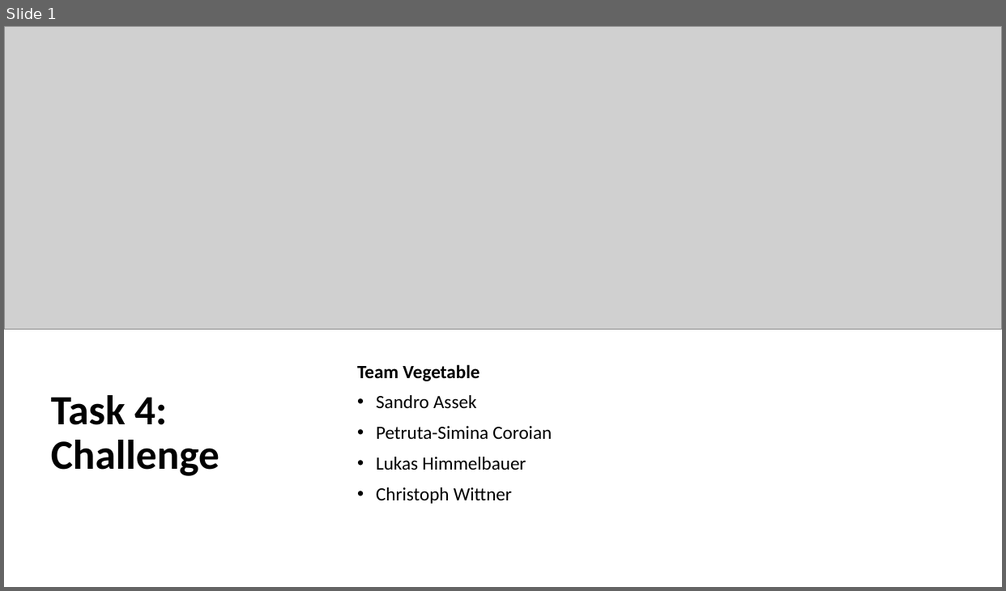
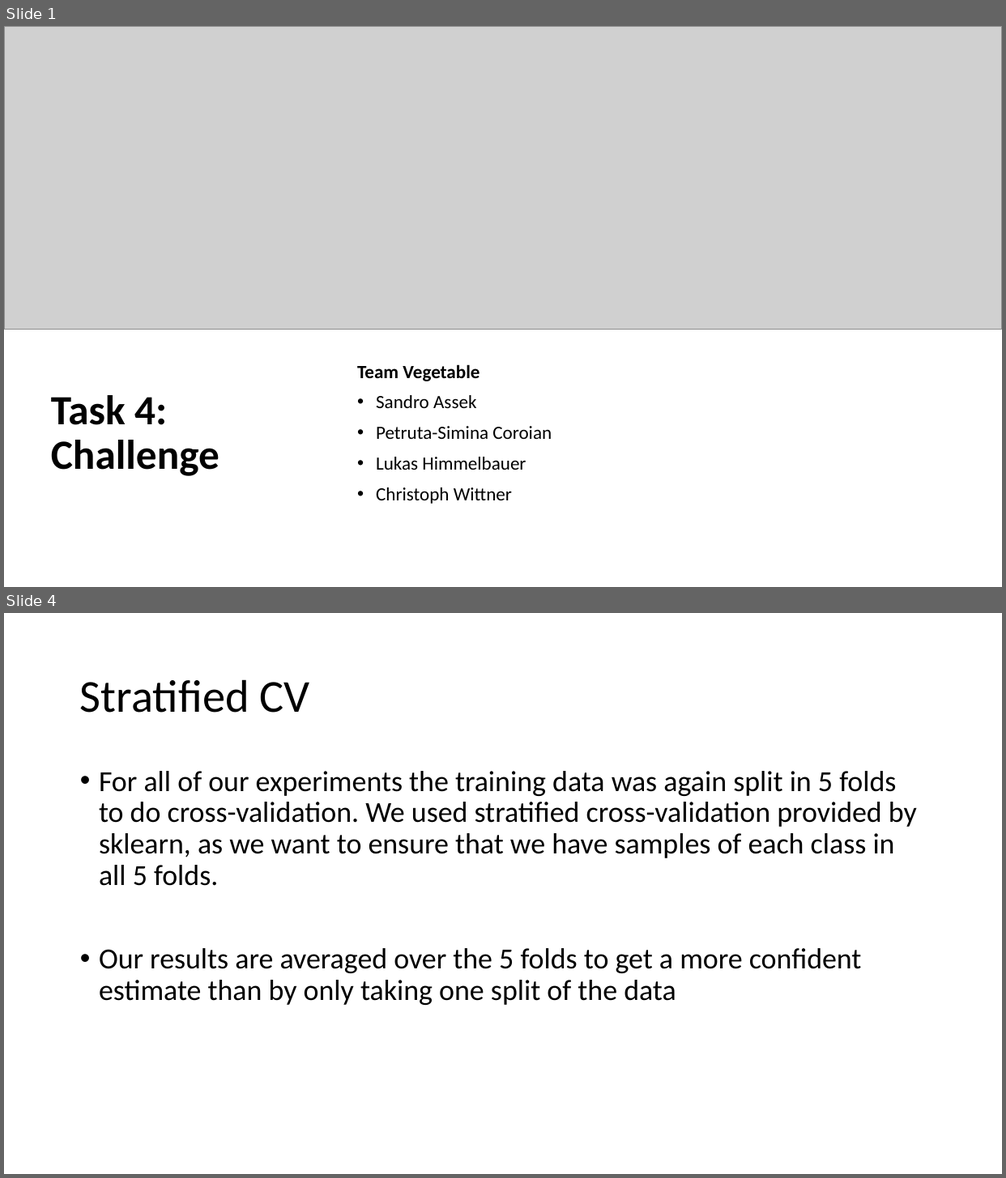
Before and after one commit to sandroassek/SS23_UE_MLPC, a slide deck: Challenge Presentation.odp. Shown one above the other, each under a label of ours: slide 1 before the commit, slides 1 and 4 after it; the slides between them are not shown. The pictures are 1006x591 and 1006x1178 pixels, drawn with LibreOffice and Linux fonts; fonts in the diff are those of the drawing; grey boxes stand for pictures. Boxes give left, top, right and bottom in pixels: in the first picture for what was removed or moved away, otherwise in the second. Text is boxed around its words. In the diff, an @@ line names an element or a change of style, - is before the commit and + after.

```diff
--- a/Challenge Presentation.odp
+++ b/Challenge Presentation.odp
@@ slide 4 added at <box>4,613,1002,1174</box>, background #FFFFFF @@
@@ title added at <box>80,679,310,713</box>, 44 pt, text #000000 @@
+Stratified CV
@@ text added at <box>99,771,917,1005</box>, 28 pt, text #000000 @@
+• For all of our experiments the training data was again split in 5 folds to do cross-validation. We used stratified cross-validation provided by sklearn, as we want to ensure that we have samples of each class in all 5 folds.
+• Our results are averaged over the 5 folds to get a more confident estimate than by only taking one split of the data
```
Also in this commit, not shown: 3 slides changed, 2 other slides added, 2 slides removed.
